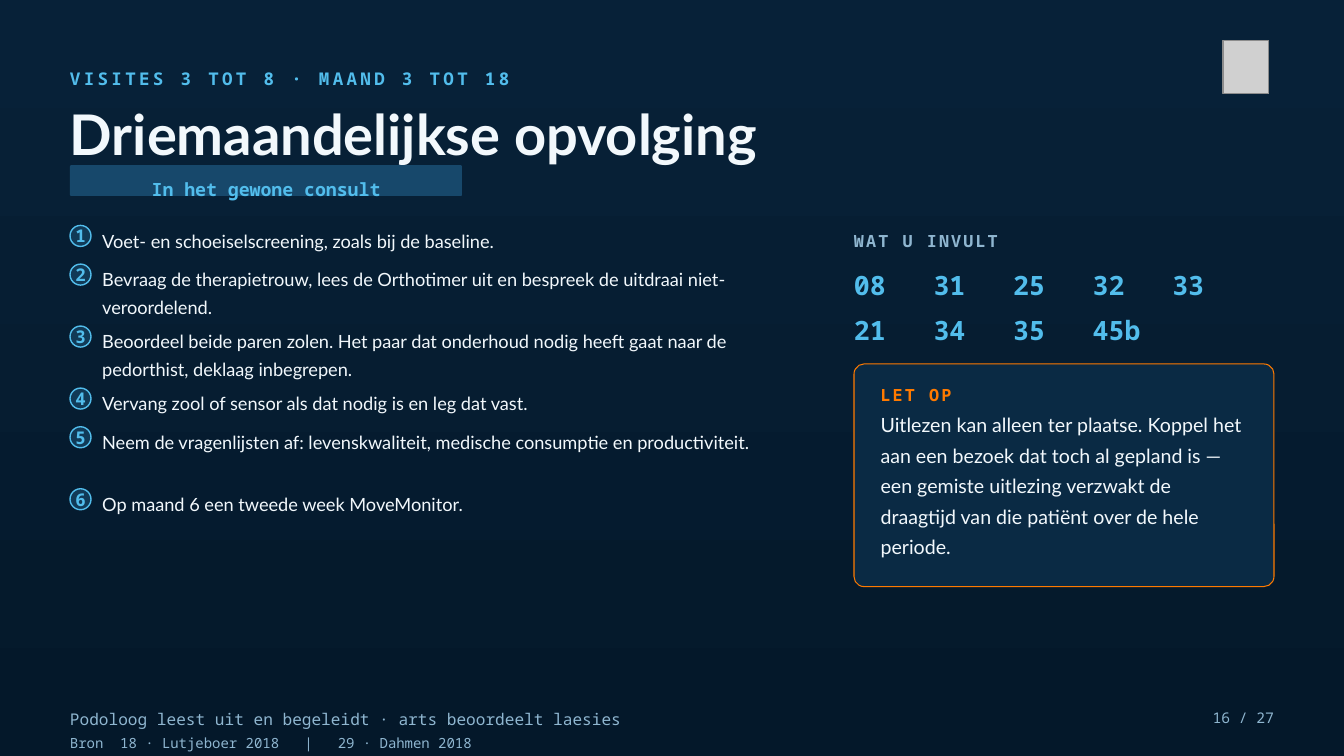
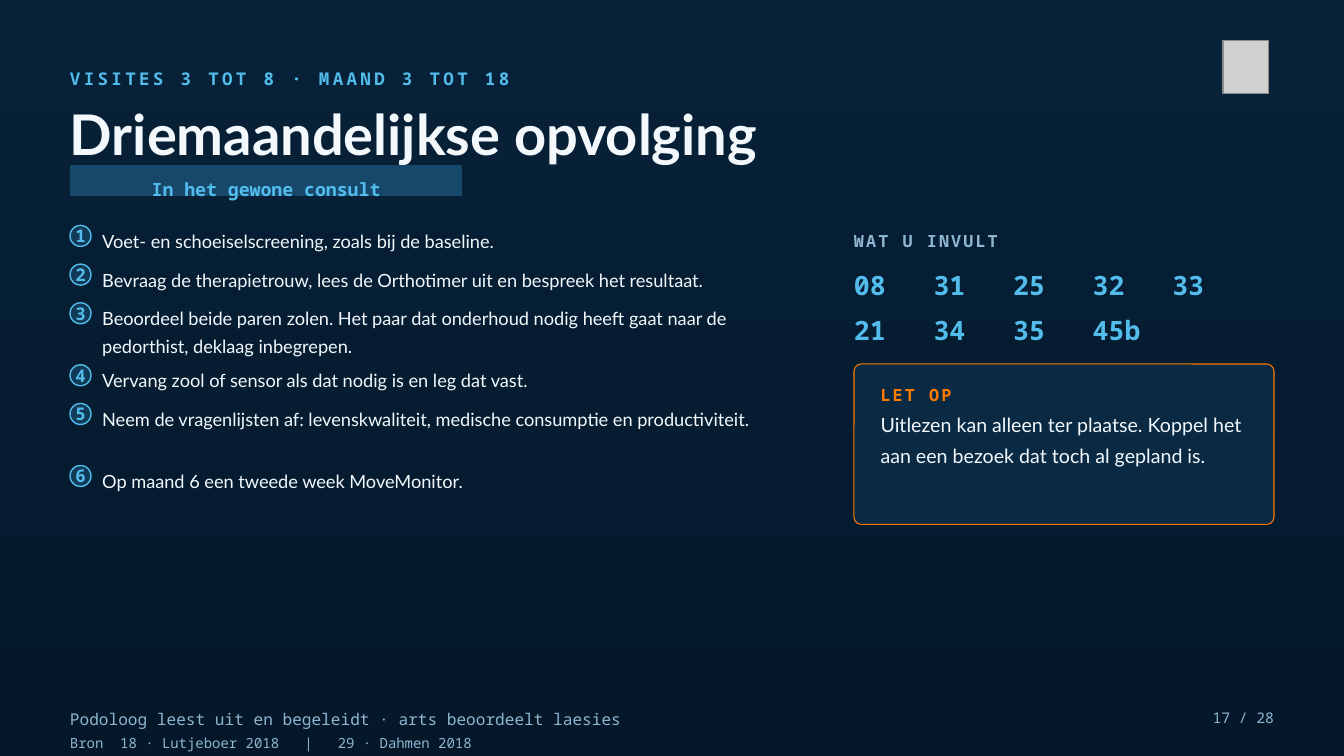
Before and after one commit to Dellfs/paradise-project, a slide deck: slide 17 of PARADISE_presentatie/PARADISE_centra_kort.pptx (slide 16 before the commit). Drawn at 1344x756 pixels with LibreOffice and Linux fonts; fonts in the diff are those of the drawing; grey boxes stand for pictures. Boxes give left, top, right and bottom in pixels: in the first picture for what was removed or moved away, otherwise in the second. Text is boxed around its words. In the diff, an @@ line names an element or a change of style, - is before the commit and + after.

```diff
--- a/PARADISE_presentatie/PARADISE_centra_kort.pptx
+++ b/PARADISE_presentatie/PARADISE_centra_kort.pptx
@@ text at [102,273,703,291]: text changed @@
-Bevraag de therapietrouw, lees de Orthotimer uit en bespreek de uitdraai niet-veroordelend.
+Bevraag de therapietrouw, lees de Orthotimer uit en bespreek het resultaat.
@@ rounded rectangle: place and size @@
-rounded rectangle at [854,364,1274,587]
+rounded rectangle at [854,364,1274,524]
@@ 8 texts, 4 ellipses: place and size @@
-8 texts, 4 ellipses at [70,326,749,514]
+8 texts, 4 ellipses at [70,302,749,491]
@@ text at [881,417,1241,467]: text changed @@
-Uitlezen kan alleen ter plaatse. Koppel het aan een bezoek dat toch al gepland is — een gemiste uitlezing verzwakt de draagtijd van die patiënt over de hele periode.
+Uitlezen kan alleen ter plaatse. Koppel het aan een bezoek dat toch al gepland is.
@@ text at [1213,712,1274,723]: text changed @@
-16 / 27
+17 / 28
```
Also in this commit, not shown: 26 other slides changed, 1 slide added, 25 other files.
